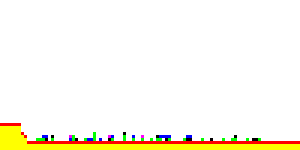
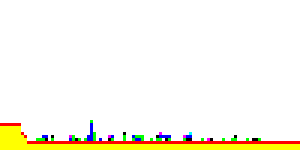
Layered file, before and after one edit (300 x 150). Changes by layer:
painted on "destryable" over (78, 120, 210, 141)
